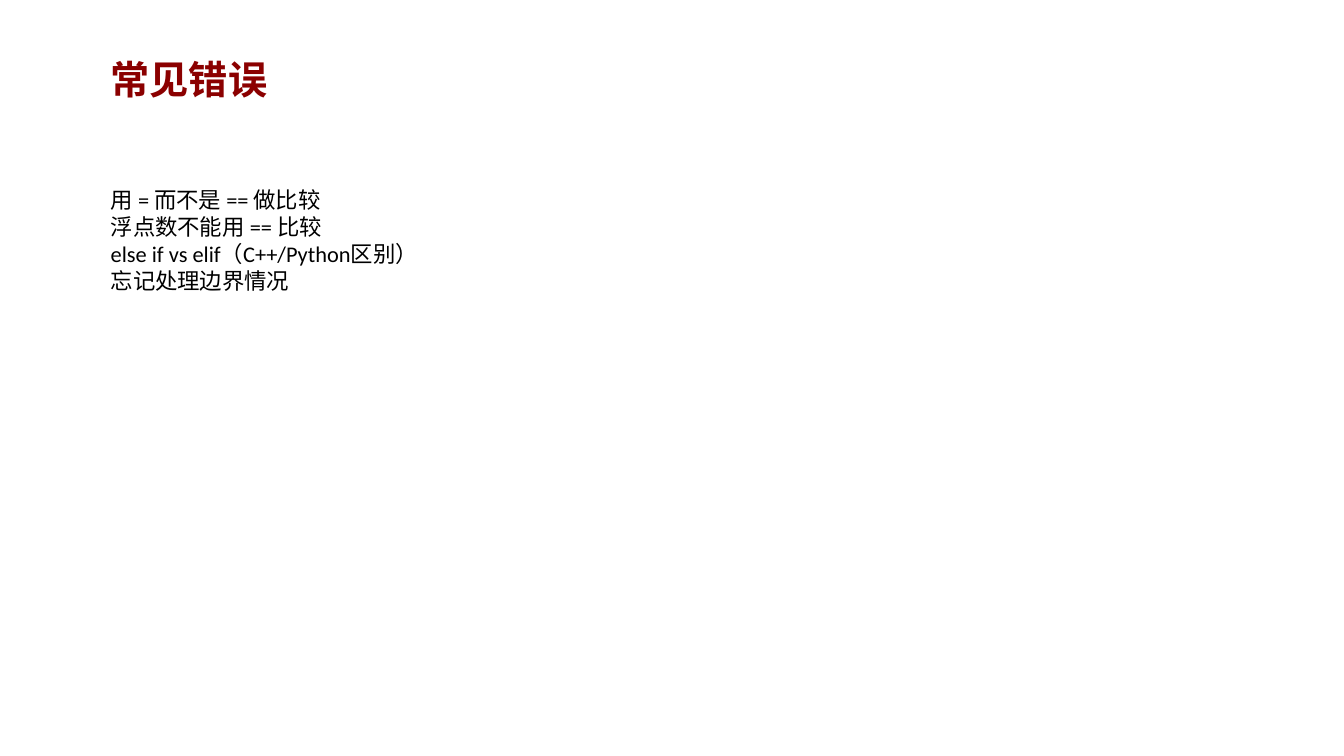
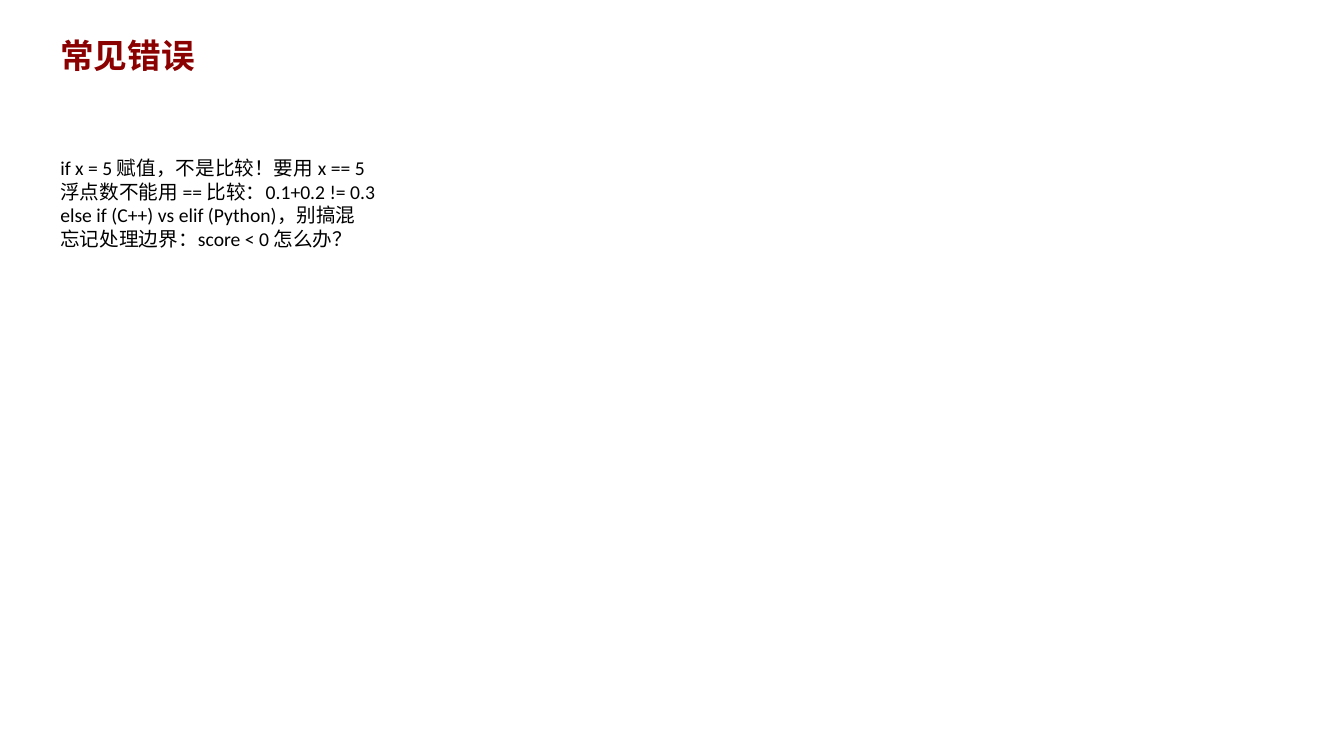
Before and after one commit to AndyLishengrui/trae-coding-course, a slide deck: slide 5 of textbook/ppt/chapter02_ppt.pptx (slide 6 before the commit). Drawn at 1344x756 pixels with LibreOffice and Linux fonts; fonts in the diff are those of the drawing. Boxes give left, top, right and bottom in pixels: in the first picture for what was removed or moved away, otherwise in the second. Text is boxed around its words. In the diff, an @@ line names an element or a change of style, - is before the commit and + after.

Commit message:
v5.4: PPT重建(详细代码示例) + 第3轮一致性修复 + 第4轮启动
PPT改进：
- 15个PPT从8页扩充到7页（含完整C++/Python代码示例）
- 每个PPT含：概念讲解、代码示例、常见错误、练习题、小结
- 代码示例更详细，含注释说明

教材修复：
- 第3轮：JD015/JD017/JD029/JD033/JD158 一致性修复
- 第4轮：边缘情况和准确性审查（进行中）

待完成：
- 第5-7轮迭代
- PPT第3轮校验

```diff
--- a/textbook/ppt/chapter02_ppt.pptx
+++ b/textbook/ppt/chapter02_ppt.pptx
@@ text "常见错误": place and size @@
-text "常见错误" at (111,60,268,98)
+text "常见错误" at (60,39,194,71)
@@ text "常见错误" at (60,39,194,71): size 28 to 24 pt @@
@@ text at (60,158,375,248): text changed; size 16 to 14 pt @@
-用 = 而不是 == 做比较
-浮点数不能用 == 比较
-else if vs elif（C++/Python区别）
-忘记处理边界情况
+if x = 5 赋值，不是比较！要用 x == 5
+浮点数不能用 == 比较：0.1+0.2 != 0.3
+else if (C++) vs elif (Python)，别搞混
+忘记处理边界：score < 0 怎么办？
```
Also in this commit, not shown: 2 other slides changed, 4 slides added, 5 slides removed, 17 other files.
